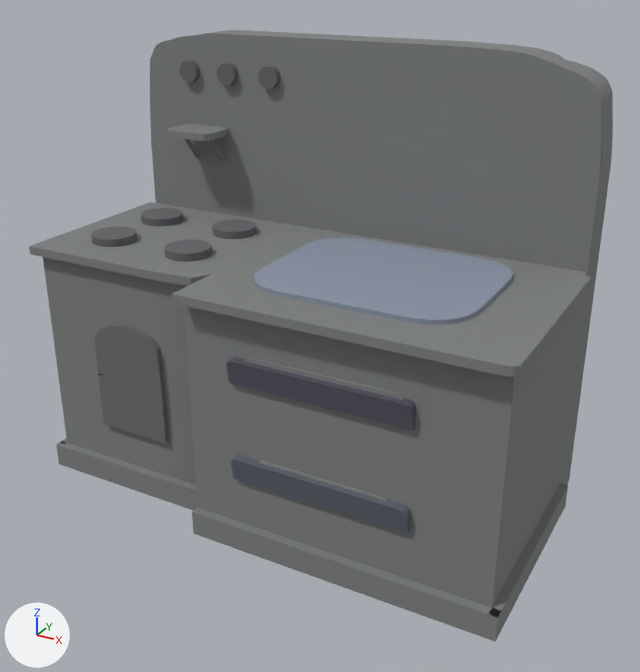
An edit to the OBJ model ProyectoFinal/ProyectoFinal/Models/estufa/estufa.obj, drawn before and after from the same camera.
Before and after are seen from a 50 mm lens placed at (9.53, -16.63, 10.06), pointed at (1.27, -1.6, 2.54). Arrows for +X, +Y and +Z are at lower left; the lights stay in place. Where no turn or scale is listed for an object, it has been applied to the vertices. Vertices at the same position are counted once.

The first picture shows 'estufa'.
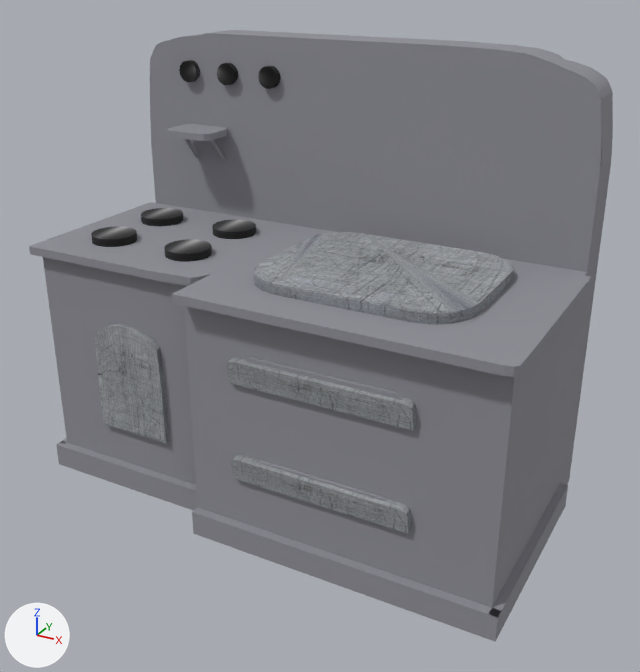
The newer file is also turned or shifted as a whole; pictures and numbers use the older file's frame.

Location of each change, [x1, y1, x2, y2] in pixels of the pictures (640 x 672 px; the box of a moved part takes in the faces that stretch with it):
'estufa', surface changed, reshaped
    both: [29, 30, 613, 642]
part 1 of me_estufa, moved or reshaped
    before: [254, 237, 513, 325]
    after: [254, 232, 513, 325]
part 2 of me_estufa, surface changed (grey to black)
    both: [258, 66, 277, 89]
part 3 of me_estufa, recoloured (grey to black)
    both: [217, 63, 234, 85]
part 4 of me_estufa, recoloured
    both: [47, 31, 613, 625]
part 5 of me_estufa, recoloured (grey to black)
    both: [179, 61, 196, 82]

What the commit changed:
Picture 'metal_estufa.jpg' (img_metal_estufa_jpg) is new.
Picture 'metal_negro.jpg' (img_metal_negro_jpg) is new.
Picture 'metal_generar_estufa.jpg' (img_metal_generar_estufa_jpg) is new.
In material 'lambert5SG' (mat_lambert5sg), base_color is no longer (0.11, 0.12, 0.15), dark grey #5d616c.
In material 'lambert5SG' (mat_lambert5sg), texture is now set to img_metal_estufa_jpg.
In material 'lambert4SG' (mat_lambert4sg), base_color is no longer (0.15, 0.15, 0.15), dark grey #6c6c6c.
In material 'lambert4SG' (mat_lambert4sg), texture is now set to img_metal_estufa_jpg.
In material 'pasted__lambert5SG' (mat_pasted__lambert5sg), base_color is no longer (0.09, 0.09, 0.12), dark grey #555561.
In material 'pasted__lambert5SG' (mat_pasted__lambert5sg), texture is now set to img_metal_estufa_jpg.
Material 'lambert7SG' (mat_lambert7sg) is new.
Its texture is img_metal_estufa_jpg.
Its roughness is 1.0.
Material 'lambert8SG' (mat_lambert8sg) is new.
Its texture is img_metal_negro_jpg.
Its roughness is 1.0.
Material 'lambert9SG' (mat_lambert9sg) is new.
Its texture is img_metal_negro_jpg.
Its roughness is 1.0.
Material 'lambert12SG' (mat_lambert12sg) is new.
Its texture is img_metal_generar_estufa_jpg.
Its roughness is 1.0.
me_estufa has 3359 vertices, 6658 faces and spans x -4.82..6.31, y -4.4..1.55, z -1.35..8.28.
me_estufa is used by ob_estufa; location (0.0, 0.0, 0.0).
me_estufa part 1: the loose piece of 40 vertices spanning x 0.48..5.0, y -3.52..0.12, z 3.77..4.22 is moved by (0.0, 0.0, 0.13), in mat_lambert7sg (picture img_metal_estufa_jpg).
me_estufa part 2: 2240 kept faces spanning x -4.82..6.31, y -4.4..1.55, z -1.35..8.28 get new texture (UV) coordinates.
me_estufa part 3: 40 faces spanning x -2.5..-2.02, y 0.41..0.83, z 7.19..7.67 switch from mat_pasted__pasted__pasted__pasted__pasted__lambert2sg (dark grey #656569) to mat_lambert8sg (picture img_metal_negro_jpg).
me_estufa part 4: 2120 faces spanning x -4.82..6.31, y -4.4..1.55, z -1.35..8.28 switch from mat_initialshadinggroup (grey #7e8181) to mat_lambert12sg (picture img_metal_generar_estufa_jpg).
me_estufa part 5: 40 faces spanning x -3.54..-3.07, y 0.41..0.83, z 7.19..7.67 switch from mat_pasted__pasted__pasted__pasted__lambert2sg (dark grey #656569) to mat_lambert9sg (picture img_metal_negro_jpg).
me_estufa no longer uses material mat_lambert3sg (blue #8b95a6).
me_estufa now uses material mat_lambert7sg (picture img_metal_estufa_jpg).
